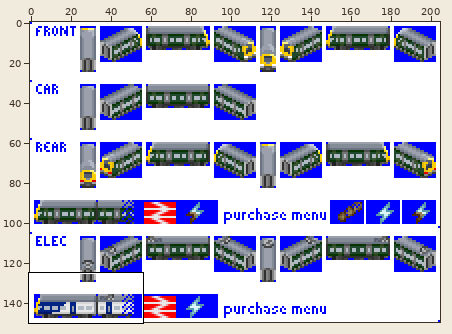
File history of a sprite sheet, gfx/br_769_gwr.png. The first picture is a wide view before the edit; the outline marks the close-up.
Close-up. The starting point:
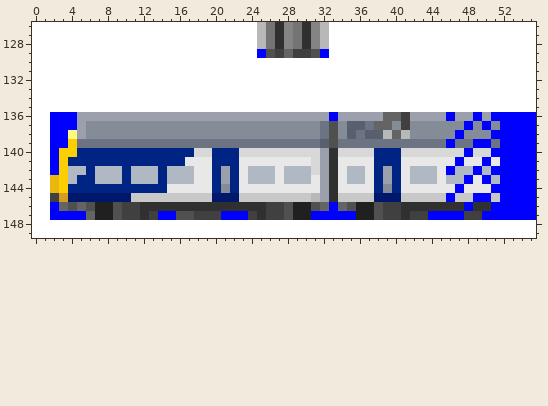
The file is 205x150 pixels. Colours within 5 levels of each other are drawn and written as one. Shown: x 0..55, y 126..149. The commit also changed other parts of the picture, which this record leaves out.
Now the later version:
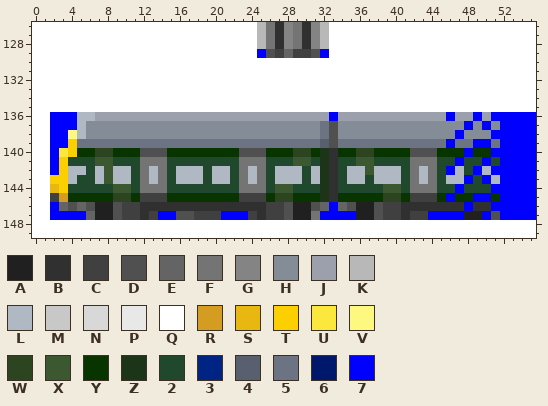
Palette (. is transparent): A #202020  B #303030  C #404040  D #505050  E #646464  F #747474  G #848484  H #848c98  J #9ca0ac  K #b8b8b8  L #b0b8c4  M #c8c8c8  N #d8d8d8  P #e8e8e8  Q #ffffff  R #d49c20  S #e8b810  T #fcd000  U #fce83c  V #fcf880  W #2c4420  X #3c5830  Y #083400  Z #1c3418  2 #20482c  3 #002484  4 #586070  5 #6c7484  6 #00186c  7 #0000ff
Change:
y 136: x 5..6 JJ -> LL; x 39..41 EEC -> JJJ
y 137: x 5 J -> L; x 35..39 445EE -> HHHHH; x 41 C -> H
y 138: x 5 J -> L; x 35..41 4544KEK -> HHHHHHH
y 140: x 3 T -> U; x 5..32 3333333333333NN333NNNNNNNNNJ -> YYWWYYYDDDYYYYYYYYDDDYYYWWYZ; x 34..47 NNNN333NNNNNNN -> YYWWYYYYDDDYYY; x 49..50 NN -> YY
y 141: x 4..32 3333333333333PPP333PPPPPPPPNJ -> 222XX222FFF22222222FFF222XX2Z; x 34..46 PPPP333PPPPPP -> 22XX2222FFF22; x 48..49 PP -> 22; x 51 P -> 2
y 142: x 6 3 -> 2; x 8 L -> X; x 10..12 3LL -> L2F; x 14..15 3L -> F2; x 18..23 PP3J3P -> L2LL2F; x 25..27 LLP -> F2L; x 30..32 LNJ -> 2LZ; x 34 P -> 2; x 37..42 P3J3PL -> XLLL2F; x 44..45 LP -> F2; x 48 L -> 2
y 143: x 2 S -> T; x 5..6 33 -> 22; x 8 L -> X; x 10..12 3LL -> L2F; x 14..15 3L -> F2; x 18..23 PP3J3P -> L2LL2F; x 25..27 LLP -> F2L; x 30..32 LPJ -> 2LZ; x 34 P -> 2; x 37..42 P3J3PL -> 2LLL2F; x 44..45 LP -> F2; x 49 P -> 2
y 144: x 4..32 33333333333PPPPP3H3PPPPPPPPPJ -> 22222XX2FFF22222222FFF2XX222Z; x 34..46 PPPP3H3PPPPPP -> 22222XX2FFF22; x 48..50 PPP -> 222
y 145: x 4..32 6666666MMMMMMMMM666MMMMMMMMKJ -> YYYYYWWYCCCYYYYYYYYCCCYWWYYYZ; x 34..45 MMMM666MMMMM -> YYYYYWWYCCCY; x 47..48 MM -> YY; x 51 M -> Y
y 147: x 31 7 -> F; x 48..49 CC -> AA; x 51 7 -> D
Changed places in both close-ups, as pixel boxes (x1, y1, x2, y2):
changed: (50, 112, 500, 220)
